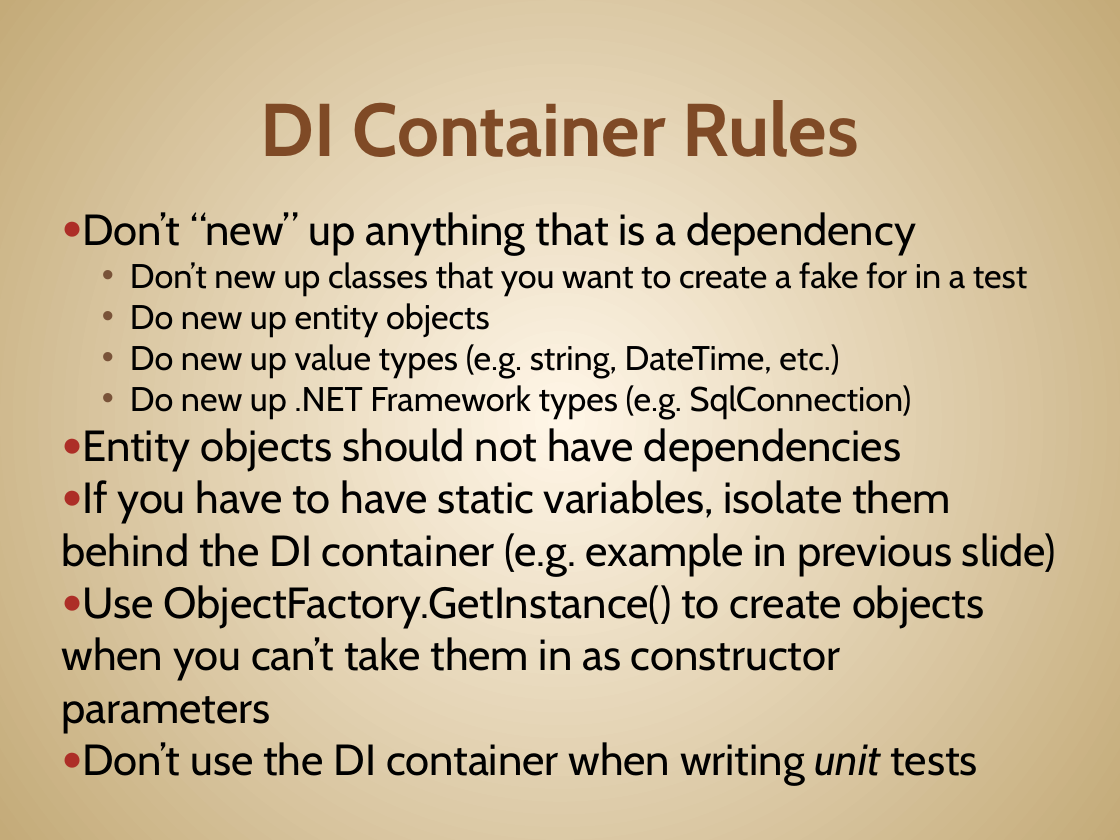
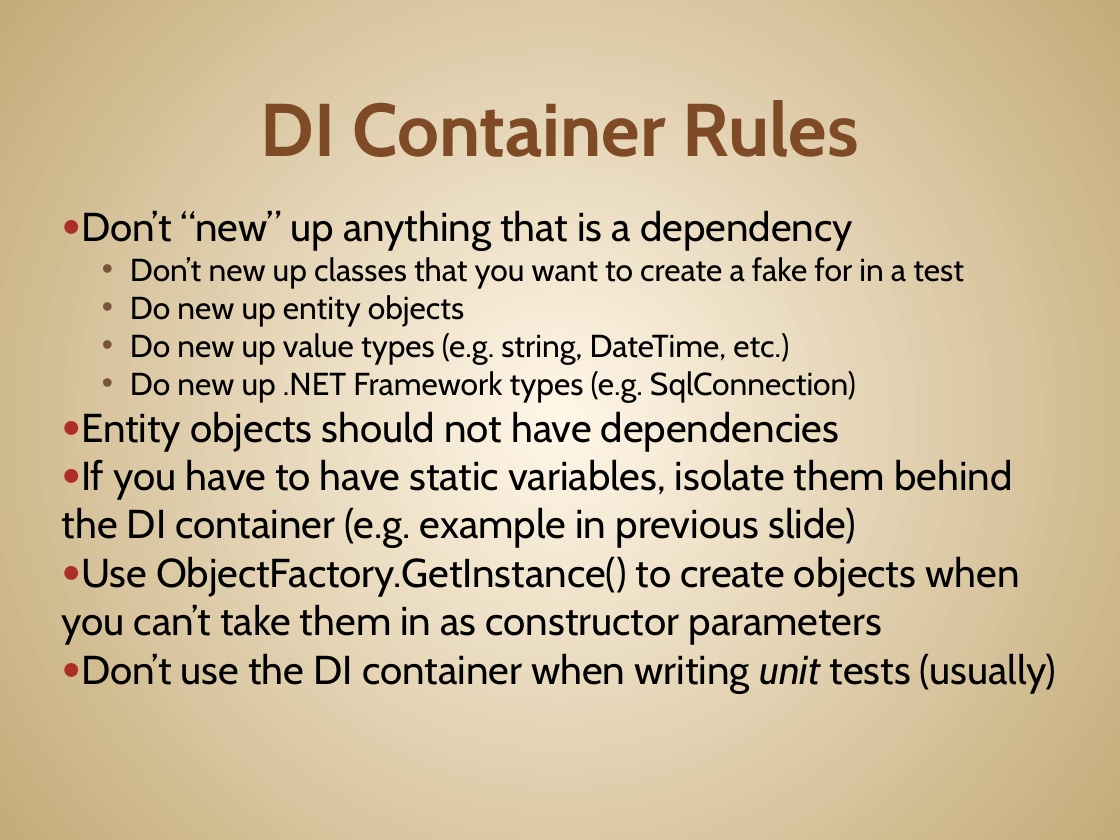
Before and after one commit to JonKruger/oop-solid-sample, a slide deck: slide 117 of slides/OOP-SOLID-CodeMash.pptx. Drawn at 1120x840 pixels with LibreOffice and Linux fonts; fonts in the diff are those of the drawing. Boxes give left, top, right and bottom in pixels: in the first picture for what was removed or moved away, otherwise in the second. Text is boxed around its words. In the diff, an @@ line names an element or a change of style, - is before the commit and + after.

```diff
--- a/slides/OOP-SOLID-CodeMash.pptx
+++ b/slides/OOP-SOLID-CodeMash.pptx
@@ text at (62,210,1019,645): size 28 to 25.9 pt in "Don’t “new” up anything that is a ...", "Entity objects should not have dependencies", "If you have to have static variables, ...", "Use ObjectFactory.GetInstance() to create objects when you ..."; size 22 to 20.4 pt in "Don’t new up classes that you want ...", "Do new up entity objects", "Do new up value types (e.g. string, ...", "Do new up .NET Framework types (e.g. ..." @@
@@ text at (81,653,1056,693): text changed; size 28 to 25.9 pt @@
-● Don’t use the DI container when writing unit tests
+● Don’t use the DI container when writing unit tests (usually)
```
Also in this commit, not shown: 11 other slides changed, 4 slides added, 4 slides removed, 4 other files.
